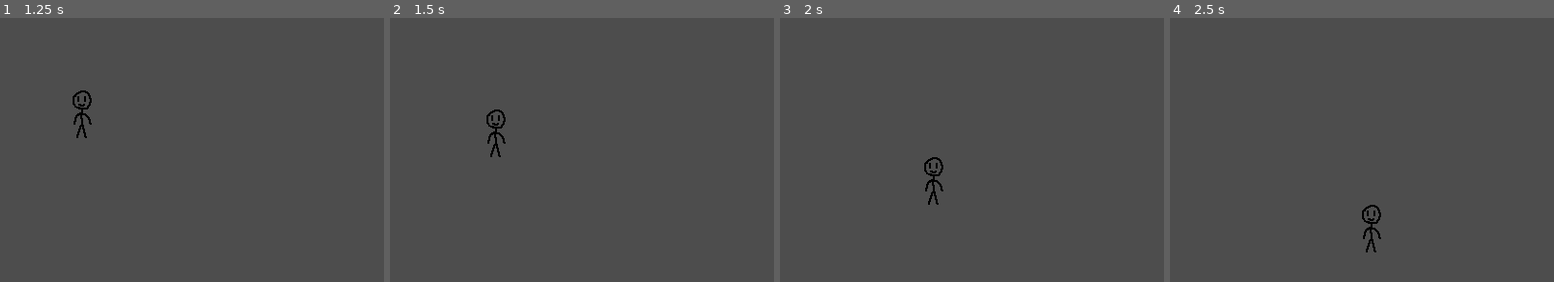
Above: before the commit, frames 1-4 (left to right).
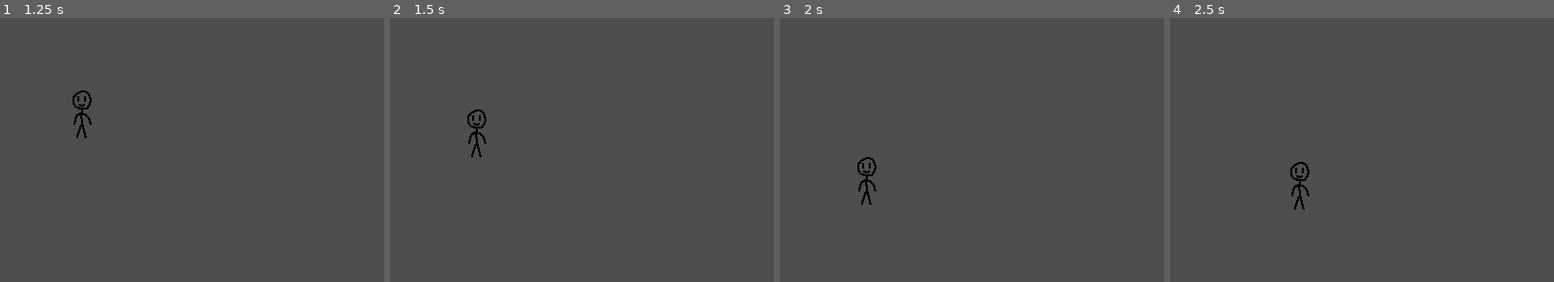
Above: after the commit, the same moments.

Repository: dullxxisdead/My-Godot-Journey
Game: Godot game, scene res://main_node_2d.tscn
The game is run twice, just before and just after one commit, with the same random seed, the same clock (stepped at 60 frames per second) and the same inputs.
Inputs:
- Up to frame 1 (1.25 s): tap Enter at 0.5 s; hold D (MovePlayerRight) from 0.53 s (still down)
- Up to frame 2 (1.5 s): release D (MovePlayerRight) at 1.28 s; hold S (MovePlayerDown) from 1.28 s (still down)
- Up to frame 3 (2 s): keep holding S (MovePlayerDown)
- Up to frame 4 (2.5 s): release S (MovePlayerDown) at 2.03 s; hold D (MovePlayerRight) from 2.03 s (still down)

Frame 1 is identical in both runs. In frame 2, 0.6% of the frame differs, in the area x 20-31%, y 34-53%; in frame 3, 0.6%; in frame 4, 0.6%.

Commit message:
a

Diff:
--- a/interactive-door/player.gd
+++ b/interactive-door/player.gd
@@ -1,16 +1,17 @@
 extends CharacterBody2D
 
-func _physics_process(float) -> void:
+func _physics_process(delta: float) -> void:
 	if Input.is_action_pressed("MovePlayerUP"):
 		velocity.y =+ -100
+	elif Input.is_action_pressed("MovePlayerDown"):
+		velocity.y =+ 100
+	else:
+		velocity.y = 0
+
+	if Input.is_action_pressed("MovePlayerLeft"):
+		velocity.x =+ -100
 	elif Input.is_action_pressed("MovePlayerRight"):
 		velocity.x =+ 100
-	elif Input.is_action_pressed("MovePlayerDown"):
-		velocity.y =+ 100
-	elif Input.is_action_pressed("MovePlayerLeft"):
-		velocity.x =+ -100
 	else:
-		if not Input.is_anything_pressed():
-			velocity.x = 0
-			velocity.y = 0
+		velocity.x = 0
 	move_and_slide()
